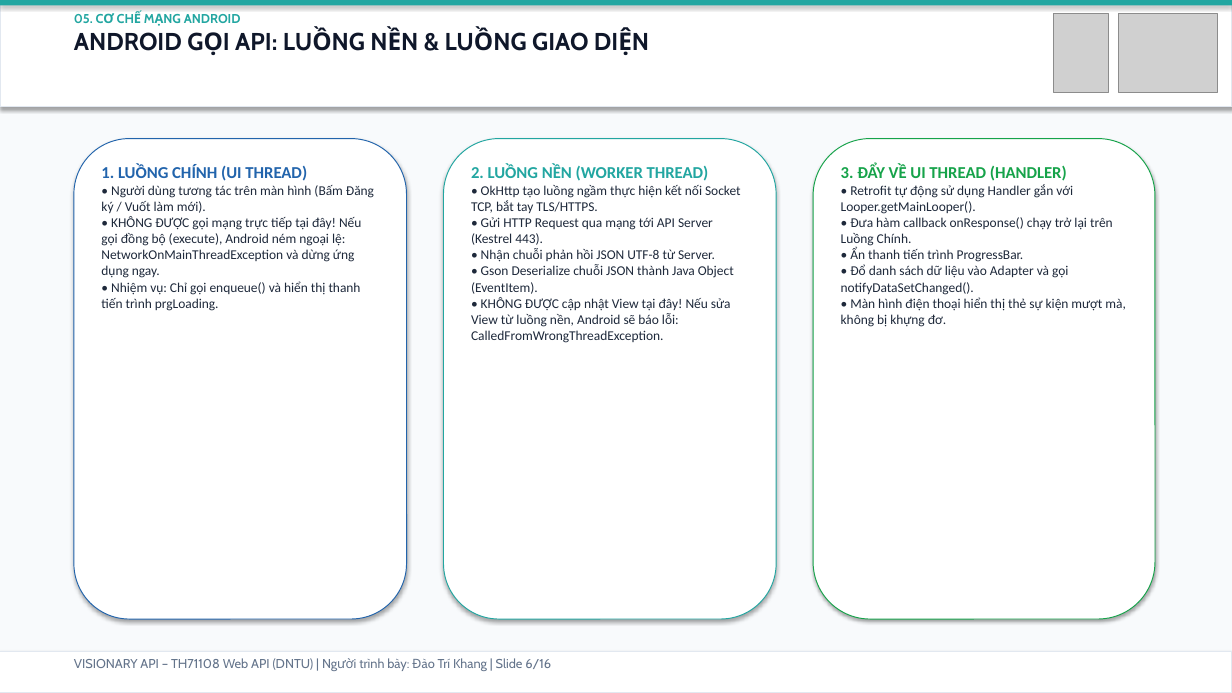
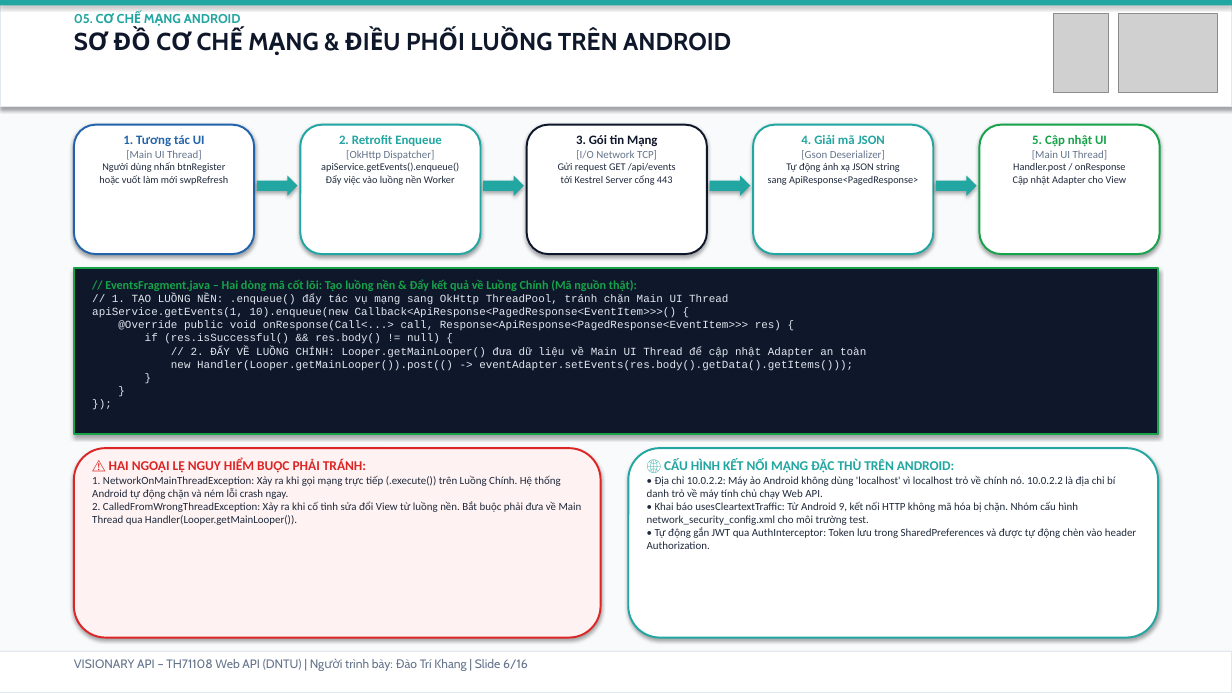
Before and after one commit to lovemvaf/visionary-api, a slide deck: slide 6 of deliverables/VISIONARY_TH71108_FINAL_PRESENTATION.pptx. Drawn at 1232x693 pixels with LibreOffice and Linux fonts; fonts in the diff are those of the drawing; grey boxes stand for pictures. Boxes give left, top, right and bottom in pixels: in the first picture for what was removed or moved away, otherwise in the second. Text is boxed around its words. In the diff, an @@ line names an element or a change of style, - is before the commit and + after.

```diff
--- a/deliverables/VISIONARY_TH71108_FINAL_PRESENTATION.pptx
+++ b/deliverables/VISIONARY_TH71108_FINAL_PRESENTATION.pptx
@@ text at (x1=113, y1=28, x2=731, y2=51): text changed @@
-ANDROID GỌI API: LUỒNG NỀN & LUỒNG GIAO DIỆN
+SƠ ĐỒ CƠ CHẾ MẠNG & ĐIỀU PHỐI LUỒNG TRÊN ANDROID
@@ rounded rectangle resized from (x1=74, y1=139, x2=407, y2=619) to (x1=74, y1=125, x2=254, y2=254) @@
@@ rounded rectangle at (x1=74, y1=125, x2=254, y2=254): outline #2264AC 0.75 pt to #2264AC 1.5 pt @@
@@ text at (x1=99, y1=135, x2=228, y2=185): text changed; size 10.5 to 8 pt @@
-1. LUỒNG CHÍNH (UI THREAD)
-• Người dùng tương tác trên màn hình (Bấm Đăng ký / Vuốt làm mới).
-• KHÔNG ĐƯỢC gọi mạng trực tiếp tại đây! Nếu gọi đồng bộ (execute), Android ném ngoại lệ: NetworkOnMainThreadException và dừng ứng dụng ngay.
-• Nhiệm vụ: Chỉ gọi enqueue() và hiển thị thanh tiến trình prgLoading.
+1. Tương tác UI
+[Main UI Thread]
+Người dùng nhấn btnRegister
+hoặc vuốt làm mới swpRefresh
@@ rounded rectangle added at (x1=300, y1=125, x2=481, y2=254), fill #FFFFFF, outline #22A6A1 1.5 pt @@
@@ text added at (x1=321, y1=135, x2=459, y2=185), 8 pt, text #1E293B @@
+2. Retrofit Enqueue
+[OkHttp Dispatcher]
+apiService.getEvents().enqueue()
+Đẩy việc vào luồng nền Worker
@@ rounded rectangle removed at (x1=444, y1=139, x2=776, y2=619) @@
@@ rounded rectangle added at (x1=527, y1=125, x2=707, y2=254), fill #FFFFFF, outline #0F172A 1.5 pt @@
@@ text added at (x1=558, y1=135, x2=676, y2=185), 8 pt, text #1E293B @@
+3. Gói tin Mạng
+[I/O Network TCP]
+Gửi request GET /api/events
+tới Kestrel Server cổng 443
@@ rounded rectangle added at (x1=753, y1=125, x2=933, y2=254), fill #FFFFFF, outline #22A6A1 1.5 pt @@
@@ text added at (x1=768, y1=135, x2=918, y2=185), 8 pt, text #1E293B @@
+4. Giải mã JSON
+[Gson Deserializer]
+Tự động ánh xạ JSON string
+sang ApiResponse<PagedResponse>
@@ rounded rectangle removed at (x1=813, y1=139, x2=1155, y2=619) @@
@@ rounded rectangle added at (x1=980, y1=125, x2=1160, y2=254), fill #FFFFFF, outline #16A34A 1.5 pt @@
@@ text added at (x1=1013, y1=135, x2=1127, y2=185), 8 pt, text #1E293B @@
+5. Cập nhật UI
+[Main UI Thread]
+Handler.post / onResponse
+Cập nhật Adapter cho View
@@ right arrow added at (x1=257, y1=176, x2=298, y2=196), fill #22A6A1 @@
@@ text removed at (x1=471, y1=166, x2=741, y2=343) @@
-2. LUỒNG NỀN (WORKER THREAD)
-• OkHttp tạo luồng ngầm thực hiện kết nối Socket TCP, bắt tay TLS/HTTPS.
-• Gửi HTTP Request qua mạng tới API Server (Kestrel 443).
-• Nhận chuỗi phản hồi JSON UTF-8 từ Server.
-• Gson Deserialize chuỗi JSON thành Java Object (EventItem).
-• KHÔNG ĐƯỢC cập nhật View tại đây! Nếu sửa View từ luồng nền, Android sẽ báo lỗi: CalledFromWrongThreadException.
@@ right arrow added at (x1=483, y1=176, x2=524, y2=196), fill #22A6A1 @@
@@ right arrow added at (x1=710, y1=176, x2=750, y2=196), fill #22A6A1 @@
@@ text removed at (x1=841, y1=164, x2=1125, y2=327) @@
-3. ĐẨY VỀ UI THREAD (HANDLER)
-• Retrofit tự động sử dụng Handler gắn với Looper.getMainLooper().
-• Đưa hàm callback onResponse() chạy trở lại trên Luồng Chính.
-• Ẩn thanh tiến trình ProgressBar.
-• Đổ danh sách dữ liệu vào Adapter và gọi notifyDataSetChanged().
-• Màn hình điện thoại hiển thị thẻ sự kiện mượt mà, không bị khựng đơ.
@@ right arrow added at (x1=936, y1=176, x2=977, y2=196), fill #22A6A1 @@
@@ rectangle added at (x1=74, y1=268, x2=1158, y2=434), fill #0F172A, outline #16A34A 1.5 pt @@
@@ text added at (x1=92, y1=279, x2=866, y2=371), 8.5 pt, text #E2E8F0 @@
+// EventsFragment.java – Hai dòng mã cốt lõi: Tạo luồng nền & Đẩy kết quả về Luồng Chính (Mã nguồn thật):
+// 1. TẠO LUỒNG NỀN: .enqueue() đẩy tác vụ mạng sang OkHttp ThreadPool, tránh chặn Main UI Thread
+apiService.getEvents(1, 10).enqueue(new Callback<ApiResponse<PagedResponse<EventItem>>>() {
+@Override public void onResponse(Call<...> call, Response<ApiResponse<PagedResponse<EventItem>>> res) {
+if (res.isSuccessful() && res.body() != null) {
+// 2. ĐẨY VỀ LUỒNG CHÍNH: Looper.getMainLooper() đưa dữ liệu về Main UI Thread để cập nhật Adapter an toàn
+new Handler(Looper.getMainLooper()).post(() -> eventAdapter.setEvents(res.body().getData().getItems()));
+}
+}
+});
@@ rounded rectangle added at (x1=74, y1=448, x2=601, y2=638), fill #FEF2F2, outline #DC2626 1.5 pt @@
@@ rounded rectangle added at (x1=628, y1=448, x2=1158, y2=638), fill #FFFFFF, outline #22A6A1 1.5 pt @@
@@ text added at (x1=92, y1=459, x2=582, y2=525), 8.5 pt, text #1E293B @@
+⚠️ HAI NGOẠI LỆ NGUY HIỂM BUỘC PHẢI TRÁNH:
+1. NetworkOnMainThreadException: Xảy ra khi gọi mạng trực tiếp (.execute()) trên Luồng Chính. Hệ thống Android tự động chặn và ném lỗi crash ngay.
+2. CalledFromWrongThreadException: Xảy ra khi cố tình sửa đổi View từ luồng nền. Bắt buộc phải đưa về Main Thread qua Handler(Looper.getMainLooper()).
@@ text added at (x1=647, y1=459, x2=1136, y2=549), 8.5 pt, text #1E293B @@
+🌐 CẤU HÌNH KẾT NỐI MẠNG ĐẶC THÙ TRÊN ANDROID:
+• Địa chỉ 10.0.2.2: Máy ảo Android không dùng 'localhost' vì localhost trỏ về chính nó. 10.0.2.2 là địa chỉ bí danh trỏ về máy tính chủ chạy Web API.
+• Khai báo usesCleartextTraffic: Từ Android 9, kết nối HTTP không mã hóa bị chặn. Nhóm cấu hình network_security_config.xml cho môi trường test.
+• Tự động gắn JWT qua AuthInterceptor: Token lưu trong SharedPreferences và được tự động chèn vào header Authorization.
@@ text "VISIONARY API – TH71108 Web ..." at (x1=74, y1=659, x2=528, y2=671): size 10 to 9.5 pt @@
```
Also in this commit, not shown: 14 other slides changed, 1 slide added, 1 slide removed, 50 other files.
